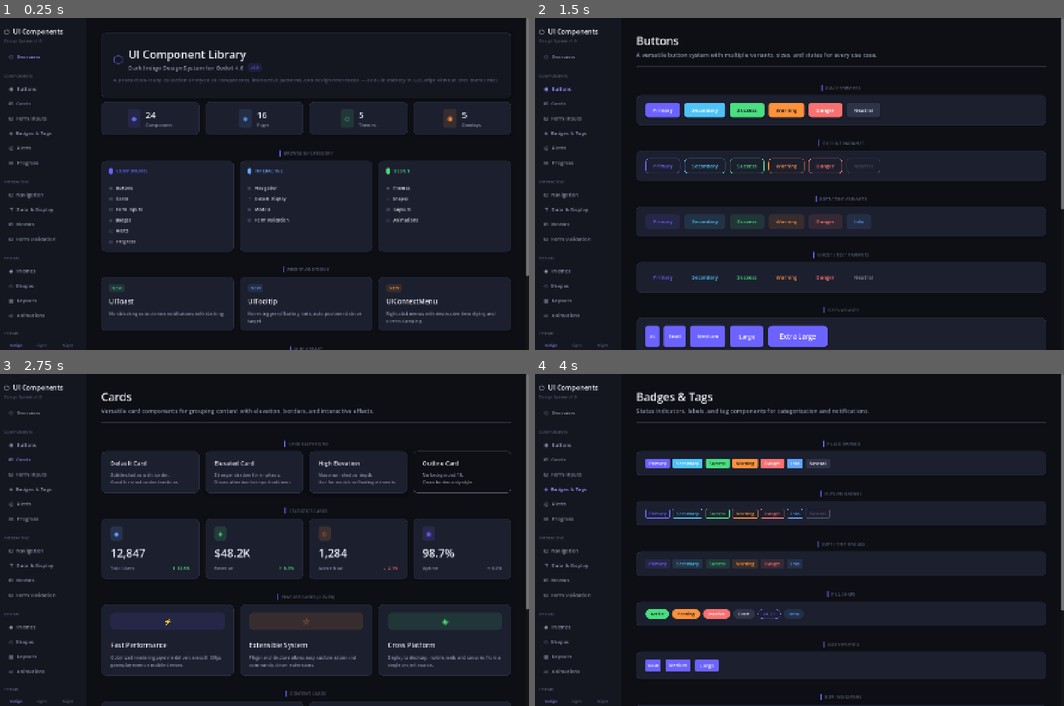
Above: before the commit, frames 1-4 (two rows, left to right).
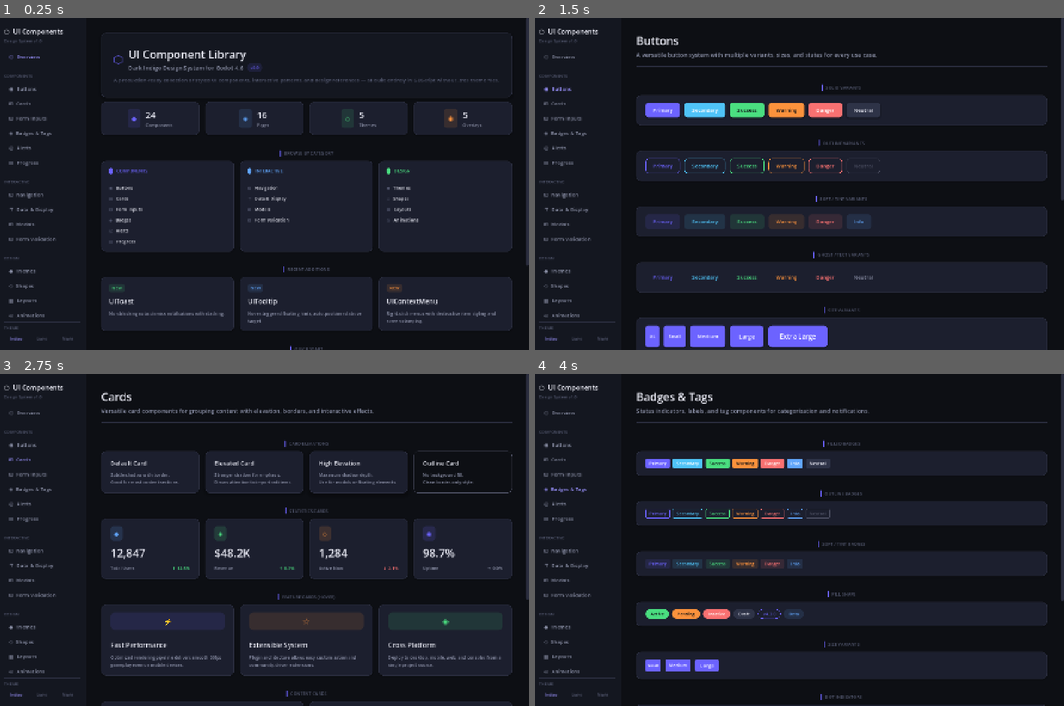
Above: after the commit, the same moments.

Repository: Cai-ki/godot-component-library
Game: Godot game, scene res://scenes/main.tscn
Two runs of this game, one before a commit and one after it. Both use one fixed random seed, a clock stepped at 60 frames per second and the inputs below.
Inputs:
- Up to frame 1 (0.25 s): no input
- Up to frame 2 (1.5 s): click "⬡ Overview" at 0.5 s; click "◉ Buttons" at 1.25 s
- Up to frame 3 (2.75 s): click "⊞ Cards" at 2 s
- Up to frame 4 (4 s): click "⊟ Form Inputs" at 2.75 s; click "◈ Badges & Tags" at 3.5 s

The runs differ from the first frame. In frame 1, 1.3% of the frame differs, in the area x 0-100%, y 0-100%; in frame 2, 0.7%; in frame 3, 1.4%; in frame 4, 0.8%.

Commit message:
feat: add Login Scene demo page, SCENES sidebar section, and scrollbar improvements
- New LoginScenePage with centered login card (UIInput, UIButton, UICheckbox, UIDivider, UIToast)
- Real-time email/password validation, sign-in loading lifecycle, social login buttons
- New SCENES sidebar section with Login Form / Dashboard / Settings entries
- Sidebar now scrollable with hidden scrollbar for overflow navigation items
- Content area scrollbar styled thin, dark, rounded to match Dark Indigo theme
- Fixed bottom content clipping by adding clip_contents to main HBox

Diff:
--- a/scripts/main.gd
+++ b/scripts/main.gd
@@ -37,6 +37,7 @@
 	_main_hbox = HBoxContainer.new()
 	_main_hbox.set_anchors_and_offsets_preset(Control.PRESET_FULL_RECT)
 	_main_hbox.add_theme_constant_override("separation", 0)
+	_main_hbox.clip_contents = true
 	root.add_child(_main_hbox)
 
 	_build_sidebar(_main_hbox)
@@ -65,9 +66,24 @@
 	margin.add_theme_constant_override("margin_bottom", 16)
 	_sidebar_node.add_child(margin)
 
+	# Outer VBox: scrollable nav area + fixed theme switcher at bottom
+	var outer_vbox := VBoxContainer.new()
+	outer_vbox.add_theme_constant_override("separation", 0)
+	margin.add_child(outer_vbox)
+
+	# Scrollable nav area
+	var scroll := ScrollContainer.new()
+	scroll.size_flags_vertical = Control.SIZE_EXPAND_FILL
+	scroll.horizontal_scroll_mode = ScrollContainer.SCROLL_MODE_DISABLED
+	scroll.add_theme_stylebox_override("panel", StyleBoxEmpty.new())
+	outer_vbox.add_child(scroll)
+	# Hide sidebar scrollbar — scroll via mouse wheel only
+	scroll.get_v_scroll_bar().modulate = Color(0, 0, 0, 0)
+
 	var vbox := VBoxContainer.new()
 	vbox.add_theme_constant_override("separation", 2)
-	margin.add_child(vbox)
+	vbox.size_flags_horizontal = Control.SIZE_EXPAND_FILL
+	scroll.add_child(vbox)
 
 	# Logo area
 	_build_logo(vbox)
@@ -133,13 +149,28 @@
 	for page_data in pages3:
 		_add_nav_button(vbox, page_data[0], page_data[1])
 
-	# ── Theme switcher (bottom) ──────────────────────────────────────────────
-	UI.h_expand(vbox)   # push theme switcher to bottom
+	# Section divider: Scenes
+	UI.spacer(vbox, 8)
 	UI.sep(vbox, 0)
-	UI.spacer(vbox, 12)
-	vbox.add_child(UI.label("THEME", UITheme.FONT_XS, UITheme.TEXT_MUTED))
-	UI.spacer(vbox, 6)
-	_build_theme_switcher(vbox)
+	UI.spacer(vbox, 8)
+	var section4 := UI.label("SCENES", UITheme.FONT_XS, UITheme.TEXT_MUTED)
+	vbox.add_child(section4)
+	UI.spacer(vbox, 4)
+
+	var pages4: Array = [
+		["scene_login",     "⊟  Login Form"],
+		["scene_dashboard", "⊞  Dashboard"],
+		["scene_settings",  "⊠  Settings"],
+	]
+	for page_data in pages4:
+		_add_nav_button(vbox, page_data[0], page_data[1])
+
+	# ── Theme switcher (fixed at bottom) ─────────────────────────────────────
+	UI.sep(outer_vbox, 0)
+	UI.spacer(outer_vbox, 8)
+	outer_vbox.add_child(UI.label("THEME", UITheme.FONT_XS, UITheme.TEXT_MUTED))
+	UI.spacer(outer_vbox, 6)
+	_build_theme_switcher(outer_vbox)
 
 
 func _build_theme_switcher(parent: Control) -> void:
@@ -274,6 +305,9 @@
 	scroll.horizontal_scroll_mode = ScrollContainer.SCROLL_MODE_DISABLED
 	parent.add_child(scroll)
 
+	# Style content scrollbar — thin, dark, rounded
+	_style_scrollbar(scroll.get_v_scroll_bar())
+
 	var margin := MarginContainer.new()
 	margin.add_theme_constant_override("margin_left", 40)
 	margin.add_theme_constant_override("margin_right", 40)
@@ -337,6 +371,8 @@
 			LayoutsPage.new().build(content_container)
 		"animations":
 			AnimationsPage.new().build(content_container)
+		"scene_login":
+			LoginScenePage.new().build(content_container)
 
 
 # =============================================
@@ -367,3 +403,39 @@
 
 	# Rebuild current page
 	_navigate_to(current_page)
+
+
+# =============================================
+# SCROLLBAR STYLING
+# =============================================
+
+func _style_scrollbar(bar: ScrollBar) -> void:
+	# Grabber (the draggable thumb)
+	var grabber := StyleBoxFlat.new()
+	grabber.bg_color = UITheme.BORDER
+	grabber.corner_radius_top_left     = 4
+	grabber.corner_radius_top_right    = 4
+	grabber.corner_radius_bottom_left  = 4
+	grabber.corner_radius_bottom_right = 4
+	grabber.content_margin_left  = 3
+	grabber.content_margin_right = 3
+
+	var grabber_hl := grabber.duplicate()
+	grabber_hl.bg_color = UITheme.BORDER_LIGHT
+
+	var grabber_pr := grabber.duplicate()
+	grabber_pr.bg_color = UITheme.BORDER_STRONG
+
+	bar.add_theme_stylebox_override("grabber",            grabber)
+	bar.add_theme_stylebox_override("grabber_highlight",  grabber_hl)
+	bar.add_theme_stylebox_override("grabber_pressed",    grabber_pr)
+
+	# Track (background behind grabber)
+	var track := StyleBoxFlat.new()
+	track.bg_color = Color(0, 0, 0, 0)
+	track.content_margin_left  = 3
+	track.content_margin_right = 3
+	bar.add_theme_stylebox_override("scroll", track)
+
+	# Make bar narrower
+	bar.custom_minimum_size.x = 8
--- /dev/null
+++ b/scripts/pages/login_scene_page.gd
@@ -0,0 +1,303 @@
+class_name LoginScenePage
+extends RefCounted
+
+var _email: UIInput
+var _pass: UIInput
+var _remember: UICheckbox
+var _sign_in_btn: Button
+var _toast: UIToast
+
+
+func build(parent: Control) -> void:
+	UI.page_header(parent, "Login Form",
+		"A realistic sign-in page combining UIInput, UIButton, UICheckbox, "
+		+ "UIDivider, and UIToast into a cohesive authentication flow.")
+
+	_toast = UIToast.new()
+	parent.add_child(_toast)
+
+	_login_card(parent)
+	_features(parent)
+
+
+# =============================================
+# LOGIN CARD
+# =============================================
+
+func _login_card(parent: Control) -> void:
+	# Center the login card
+	var center := CenterContainer.new()
+	center.size_flags_horizontal = Control.SIZE_EXPAND_FILL
+	parent.add_child(center)
+
+	# Card panel
+	var panel := PanelContainer.new()
+	panel.custom_minimum_size.x = 420
+	panel.add_theme_stylebox_override("panel", UI.style(
+		UITheme.SURFACE_1, UITheme.RADIUS_LG,
+		1, UITheme.BORDER, 12, Color(0, 0, 0, 0.3), Vector2(0, 6)
+	))
+	center.add_child(panel)
+
+	# Inner margin
+	var margin := MarginContainer.new()
+	margin.add_theme_constant_override("margin_left",   32)
+	margin.add_theme_constant_override("margin_right",  32)
+	margin.add_theme_constant_override("margin_top",    36)
+	margin.add_theme_constant_override("margin_bottom", 36)
+	panel.add_child(margin)
+
+	var v := VBoxContainer.new()
+	v.add_theme_constant_override("separation", 20)
+	margin.add_child(v)
+
+	_header_section(v)
+	_form_section(v)
+	_divider_section(v)
+	_social_section(v)
+	_footer_section(v)
+
+
+func _header_section(parent: Control) -> void:
+	var v := VBoxContainer.new()
+	v.add_theme_constant_override("separation", 8)
+	parent.add_child(v)
+
+	# Icon
+	var icon_panel := PanelContainer.new()
+	icon_panel.size_flags_horizontal = Control.SIZE_SHRINK_CENTER
+	icon_panel.add_theme_stylebox_override("panel", UI.style(
+		UITheme.PRIMARY_SOFT, UITheme.RADIUS_MD,
+		0, Color.TRANSPARENT, 0, Color.TRANSPARENT, Vector2.ZERO, 12, 12
+	))
+	v.add_child(icon_panel)
+	var cc := CenterContainer.new()
+	icon_panel.add_child(cc)
+	cc.add_child(UI.label("⊡", UITheme.FONT_2XL, UITheme.PRIMARY))
+
+	# Title + subtitle
+	var title := UI.label("Sign in to your account", UITheme.FONT_XL, UITheme.TEXT_PRIMARY)
+	title.horizontal_alignment = HORIZONTAL_ALIGNMENT_CENTER
+	v.add_child(title)
+
+	var sub := UI.label("Enter your credentials to continue", UITheme.FONT_SM, UITheme.TEXT_SECONDARY)
+	sub.horizontal_alignment = HORIZONTAL_ALIGNMENT_CENTER
+	v.add_child(sub)
+
+
+func _form_section(parent: Control) -> void:
+	var v := VBoxContainer.new()
+	v.add_theme_constant_override("separation", 16)
+	parent.add_child(v)
+
+	# Email
+	_email = UIInput.new()
+	_email.label_text = "Email"
+	_email.placeholder = "you@example.com"
+	v.add_child(_email)
+	_email.text_changed.connect(_validate_email)
+
+	# Password
+	_pass = UIInput.new()
+	_pass.label_text = "Password"
+	_pass.placeholder = "Min 6 characters"
+	_pass.password = true
+	v.add_child(_pass)
+	_pass.text_changed.connect(_validate_password)
+
+	# Remember me + Forgot password
+	var row := HBoxContainer.new()
+	row.add_theme_constant_override("separation", 0)
+	v.add_child(row)
+
+	_remember = UICheckbox.new()
+	_remember.label_text = "Remember me"
+	row.add_child(_remember)
+
+	UI.h_expand(row)
+
+	var forgot := UI.ghost_btn(row, "Forgot password?", UITheme.PRIMARY,
+		UITheme.RADIUS_SM, 8, 6, UITheme.FONT_SM)
+	forgot.pressed.connect(func():
+		_toast.show_toast("Password reset link sent to your email.", UIToast.ToastType.INFO, 3.0)
+	)
+
+	# Sign In button
+	_sign_in_btn = UI.solid_btn(v, "Sign In  →", UITheme.PRIMARY,
+		Color.WHITE, UITheme.RADIUS_MD, 24, 14, UITheme.FONT_BASE)
+	_sign_in_btn.size_flags_horizontal = Control.SIZE_EXPAND_FILL
+	_sign_in_btn.pressed.connect(_on_sign_in)
+
+
+func _divider_section(parent: Control) -> void:
+	var div := UIDivider.new()
+	div.divider_label = "or continue with"
+	parent.add_child(div)
+
+
+func _social_section(parent: Control) -> void:
+	var row := HBoxContainer.new()
+	row.add_theme_constant_override("separation", 12)
+	parent.add_child(row)
+
+	for provider in ["◉  Google", "◈  GitHub", "◇  Twitter"]:
+		var btn := UI.outline_btn(row, provider, UITheme.BORDER_LIGHT,
+			UITheme.RADIUS_MD, 16, 10, UITheme.FONT_SM)
+		btn.size_flags_horizontal = Control.SIZE_EXPAND_FILL
+		btn.add_theme_color_override("font_color", UITheme.TEXT_SECONDARY)
+		btn.add_theme_color_override("font_hover_color", UITheme.TEXT_PRIMARY)
+		btn.pressed.connect(func():
+			_toast.show_toast("Social login is not implemented in this demo.", UIToast.ToastType.INFO, 2.5)
+		)
+
+
+func _footer_section(parent: Control) -> void:
+	var row := HBoxContainer.new()
+	row.add_theme_constant_override("separation", 4)
+	row.alignment = BoxContainer.ALIGNMENT_CENTER
+	parent.add_child(row)
+
+	row.add_child(UI.label("Don't have an account?", UITheme.FONT_SM, UITheme.TEXT_SECONDARY))
+	var signup := UI.ghost_btn(row, "Sign up", UITheme.PRIMARY,
+		UITheme.RADIUS_SM, 6, 4, UITheme.FONT_SM)
+	signup.pressed.connect(func():
+		_toast.show_toast("Registration page coming soon!", UIToast.ToastType.INFO, 2.5)
+	)
+
+
+# =============================================
+# VALIDATION
+# =============================================
+
+func _validate_email(t: String) -> void:
+	if t.is_empty():
+		_email.validation_state = UIInput.State.DEFAULT
+		_email.hint_text = ""
+	elif not t.contains("@") or not t.contains("."):
+		_email.validation_state = UIInput.State.ERROR
+		_email.hint_text = "✕  Please enter a valid email address"
+	else:
+		_email.validation_state = UIInput.State.SUCCESS
+		_email.hint_text = "✓  Looks good"
+
+
+func _validate_password(t: String) -> void:
+	if t.is_empty():
+		_pass.validation_state = UIInput.State.DEFAULT
+		_pass.hint_text = ""
+	elif t.length() < 6:
+		_pass.validation_state = UIInput.State.WARNING
+		_pass.hint_text = "⚠  At least 6 characters required"
+	else:
+		_pass.validation_state = UIInput.State.SUCCESS
+		_pass.hint_text = "✓  Password strength OK"
+
+
+# =============================================
+# SIGN IN LIFECYCLE
+# =============================================
+
+func _on_sign_in() -> void:
+	# Validate before submit
+	if _email.text.is_empty() or _pass.text.is_empty():
+		_toast.show_toast("Please fill in all fields.", UIToast.ToastType.WARNING, 2.5)
+		return
+	if _email.validation_state == UIInput.State.ERROR:
+		_toast.show_toast("Please fix the errors before submitting.", UIToast.ToastType.ERROR, 2.5)
+		return
+	if _pass.validation_state == UIInput.State.WARNING:
+		_toast.show_toast("Password is too short.", UIToast.ToastType.ERROR, 2.5)
+		return
+
+	# Loading state
+	_sign_in_btn.text = "⟳  Signing in..."
+	_sign_in_btn.disabled = true
+	_email.disabled = true
+	_pass.disabled = true
+
+	var timer := Timer.new()
+	timer.one_shot = true
+	timer.wait_time = 1.5
+	_sign_in_btn.add_child(timer)
+	timer.start()
+	timer.timeout.connect(func():
+		_toast.show_toast("Welcome back! Login successful.", UIToast.ToastType.SUCCESS, 4.0)
+		_reset_form()
+		timer.queue_free()
+	)
+
+
+func _reset_form() -> void:
+	_email.text = ""
+	_email.validation_state = UIInput.State.DEFAULT
+	_email.hint_text = ""
+	_email.disabled = false
+
+	_pass.text = ""
+	_pass.validation_state = UIInput.State.DEFAULT
+	_pass.hint_text = ""
+	_pass.disabled = false
+
+	_remember.checked = false
+	_sign_in_btn.text = "Sign In  →"
+	_sign_in_btn.disabled = false
+
+
+# =============================================
+# FEATURES REFERENCE
+# =============================================
+
+func _features(parent: Control) -> void:
+	UI.section(parent, "Components Used")
+	var card_v := UI.card(parent, 24, 20)
+
+	var items: Array = [
+		["UIInput",    "Email & password fields with real-time validation",  UITheme.PRIMARY],
+		["UIButton",   "Primary sign-in button with loading state",         UITheme.SUCCESS],
+		["UICheckbox", "Remember me toggle",                                UITheme.INFO],
+		["UIDivider",  "\"or continue with\" separator",                    UITheme.WARNING],
+		["UIToast",    "Success / error notifications",                     UITheme.DANGER],
+		["Ghost Btn",  "Forgot password & sign up links",                   UITheme.SECONDARY],
+	]
+
+	# 2-column grid: each item is a mini hoverable card
+	var grid := GridContainer.new()
+	grid.columns = 2
+	grid.add_theme_constant_override("h_separation", 12)
+	grid.add_theme_constant_override("v_separation", 12)
+	grid.size_flags_horizontal = Control.SIZE_EXPAND_FILL
+	card_v.add_child(grid)
+
+	for item: Array in items:
+		var name_str: String = item[0]
+		var desc_str: String = item[1]
+		var accent: Color = item[2]
+
+		var chip := PanelContainer.new()
+		chip.size_flags_horizontal = Control.SIZE_EXPAND_FILL
+		chip.add_theme_stylebox_override("panel", UI.style(
+			UITheme.SURFACE_2, UITheme.RADIUS_MD,
+			1, UITheme.BORDER, 0, Color.TRANSPARENT, Vector2.ZERO, 14, 10
+		))
+		grid.add_child(chip)
+
+		var row := HBoxContainer.new()
+		row.add_theme_constant_override("separation", 12)
+		chip.add_child(row)
+
+		# Accent dot
+		var dot := PanelContainer.new()
+		dot.custom_minimum_size = Vector2(6, 6)
+		dot.size_flags_vertical = Control.SIZE_SHRINK_CENTER
+		dot.add_theme_stylebox_override("panel", UI.style(accent, UITheme.RADIUS_PILL))
+		row.add_child(dot)
+
+		# Text
+		var tv := VBoxContainer.new()
+		tv.add_theme_constant_override("separation", 2)
+		tv.size_flags_horizontal = Control.SIZE_EXPAND_FILL
+		row.add_child(tv)
+		tv.add_child(UI.label(name_str, UITheme.FONT_SM, UITheme.TEXT_PRIMARY))
+		var desc := UI.label(desc_str, UITheme.FONT_XS, UITheme.TEXT_MUTED)
+		desc.autowrap_mode = TextServer.AUTOWRAP_WORD
+		tv.add_child(desc)
Not shown, added: scripts/pages/login_scene_page.gd.uid
